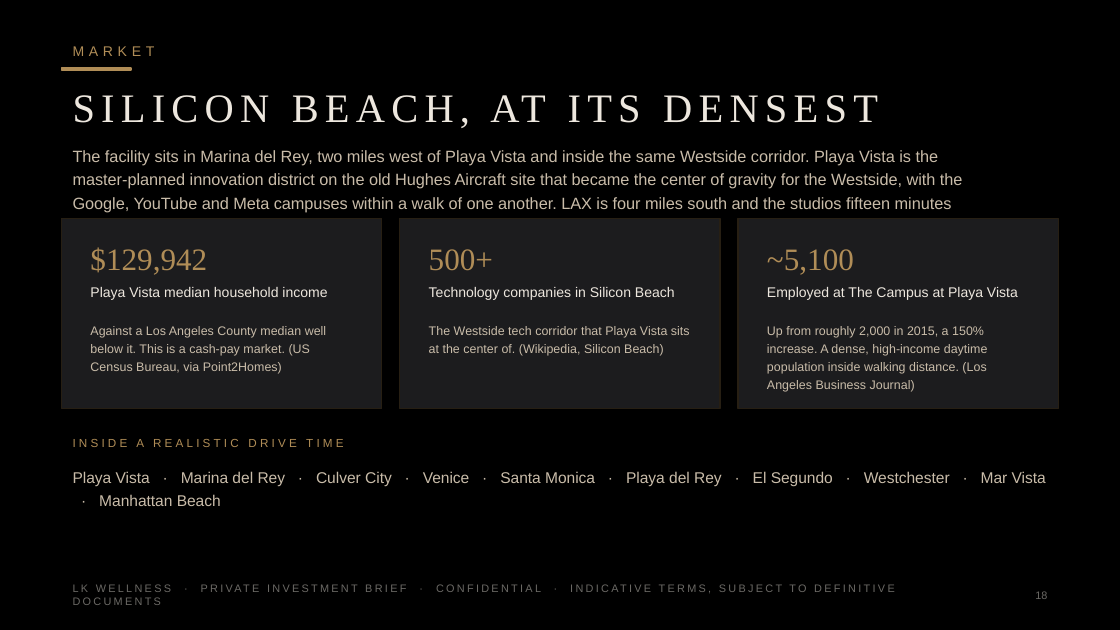
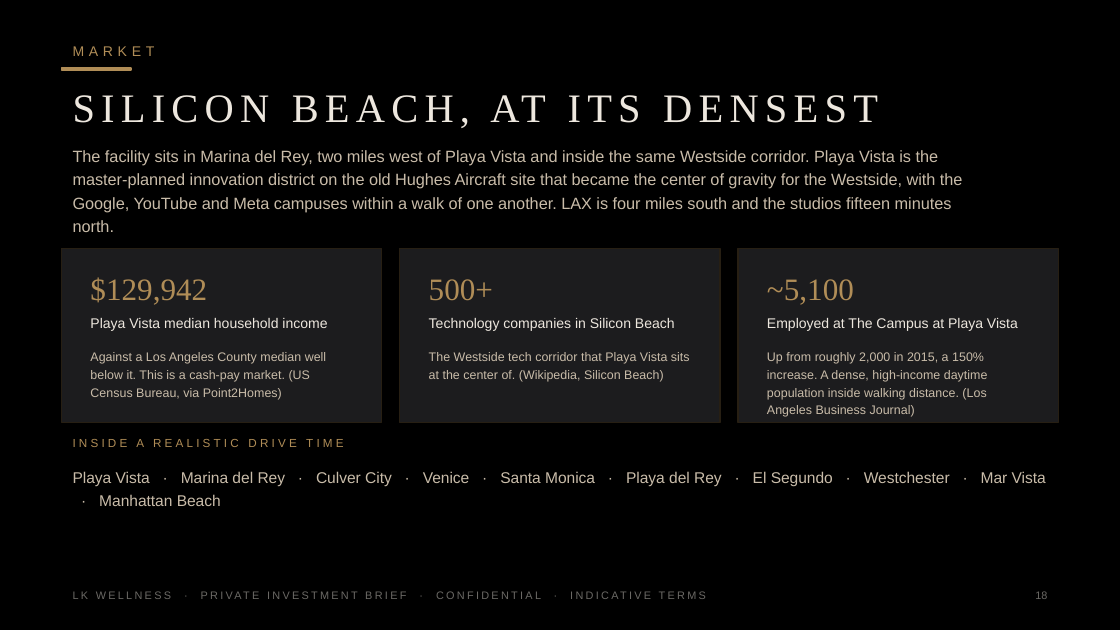
Before and after one commit to apexalpha811/lkwellness, a slide deck: slide 18 of L-K-Wellness-Ample-4.75M-Private.pptx. Drawn at 1120x630 pixels with LibreOffice and Linux fonts; fonts in the diff are those of the drawing. Boxes give left, top, right and bottom in pixels: in the first picture for what was removed or moved away, otherwise in the second. Text is boxed around its words. In the diff, an @@ line names an element or a change of style, - is before the commit and + after.

```diff
--- a/L-K-Wellness-Ample-4.75M-Private.pptx
+++ b/L-K-Wellness-Ample-4.75M-Private.pptx
@@ rectangle: place and size @@
-rectangle at [62, 218, 382, 409]
+rectangle at [62, 249, 382, 422]
@@ rectangle: place and size @@
-rectangle at [400, 218, 720, 409]
+rectangle at [400, 249, 720, 422]
@@ rectangle: place and size @@
-rectangle at [738, 218, 1058, 409]
+rectangle at [738, 249, 1058, 422]
@@ 6 texts: place and size @@
-6 texts at [90, 247, 1018, 300]
+6 texts at [90, 277, 1018, 331]
@@ text "Against a Los Angeles County ...": place and size @@
-text "Against a Los Angeles County ..." at [90, 326, 326, 374]
+text "Against a Los Angeles County ..." at [90, 352, 326, 400]
@@ text "The Westside tech corridor that ...": place and size @@
-text "The Westside tech corridor that ..." at [429, 326, 690, 356]
+text "The Westside tech corridor that ..." at [429, 352, 690, 382]
@@ text "Up from roughly 2,000 in ...": place and size @@
-text "Up from roughly 2,000 in ..." at [767, 326, 988, 392]
+text "Up from roughly 2,000 in ..." at [767, 352, 988, 417]
@@ text at [73, 591, 541, 599]: text changed @@
-LK WELLNESS · PRIVATE INVESTMENT BRIEF · CONFIDENTIAL · INDICATIVE TERMS, SUBJECT TO DEFINITIVE DOCUMENTS
+LK WELLNESS · PRIVATE INVESTMENT BRIEF · CONFIDENTIAL · INDICATIVE TERMS
```
Also in this commit, not shown: 42 other slides changed, 2 other files.
